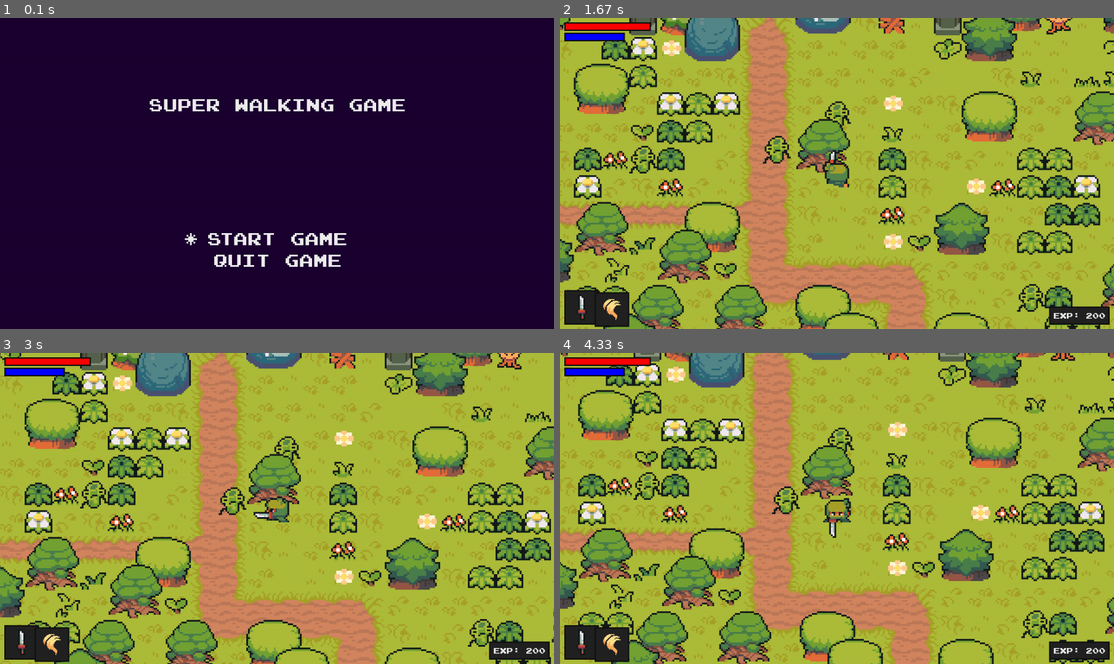
Above: before the commit, frames 1-4 (two rows, left to right).
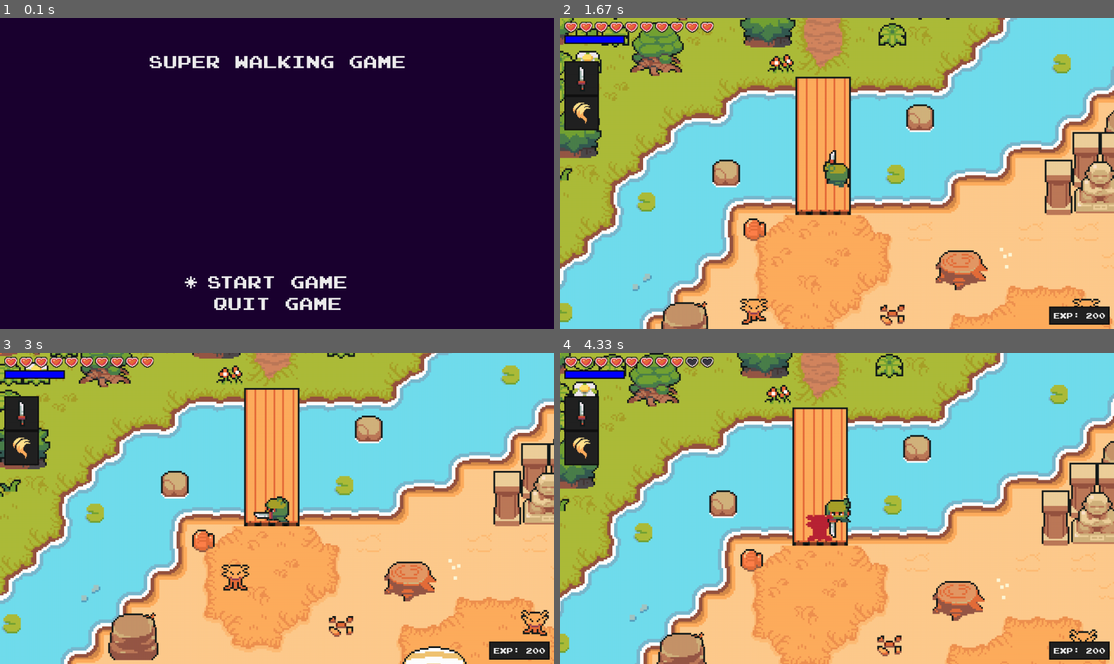
Above: after the commit, the same moments.

Repository: M1estere/Pygame_Project
Game: pygame game, started from code/main.py
The game is run twice, just before and just after one commit, with the same random seed, the same clock (stepped at 60 frames per second) and the same inputs.
Inputs:
- Up to frame 1 (0.1 s): no input
- Up to frame 2 (1.67 s): tap Enter at 0.33 s; hold Esc 0.67-1.13 s; hold Up 0.67-1.13 s; hold W 1.17-1.63 s; tap Space at 1.23, 1.53 s
- Up to frame 3 (3 s): hold Right 1.67-2.13 s; tap Space at 1.73, 2.03, 2.23, 2.57, 2.87 s; hold Down 2.17-2.47 s; hold Left 2.5-2.9 s; hold Up from 2.93 s (still down)
- Up to frame 4 (4.33 s): tap Space at 3, 3.4, 3.7, 4.07 s; release Up at 3.3 s; hold Right 3.33-3.97 s; hold Down from 4 s (still down)

The runs differ from the first frame. In frame 1, 4.0% of the frame differs, in the area x 27-74%, y 12-94%; in frame 2, 89%; in frame 3, 90%, in the area x 0-100%, y 0-100%; in frame 4, 89%.

Commit message:
Enhanced health system, small fixes

Diff:
--- a/code/entities/creature.py
+++ b/code/entities/creature.py
@@ -5,8 +5,10 @@
 class Creature(pygame.sprite.Sprite):
 	def __init__(self, groups):
 		super().__init__(groups)
+
 		self.frame_index = 0
 		self.animation_speed = 0.15
+
 		self.direction = pygame.math.Vector2()
 
 	def movement(self, speed):
@@ -36,5 +38,6 @@
 
 	def wave_value(self):
 		value = sin(pygame.time.get_ticks())
+
 		if value >= 0: return 255
 		else: return 0
--- a/code/entities/enemy.py
+++ b/code/entities/enemy.py
@@ -9,6 +9,13 @@
     def __init__(self, enemy_name, pos, groups, obstacles, damage_player, trigger_death_particles, add_experience_points):
         super().__init__(groups)
 
+        self.obstacles = obstacles
+        self.damage_player = damage_player
+        self.trigger_death_particles = trigger_death_particles
+        self.add_experience_points = add_experience_points
+
+        self.monster_name = enemy_name
+
         self.sprite_type = 'enemy'
 
         self.import_graphics(enemy_name)
@@ -19,12 +26,6 @@
 
         self.hitbox = self.rect.inflate(0, -10)
 
-        self.obstacles = obstacles
-        self.damage_player = damage_player
-        self.trigger_death_particles = trigger_death_particles
-        self.add_experience_points = add_experience_points
-
-        self.monster_name = enemy_name
         monster_info = monster_data[self.monster_name]
 
         self.health = monster_info['health']
--- a/code/entities/player.py
+++ b/code/entities/player.py
@@ -8,16 +8,20 @@
 class Player(Creature):
 	def __init__(self, pos, groups, obstacles, create_attack, destroy_attack, create_magic):
 		super().__init__(groups)
+
+		self.obstacles = obstacles
+		self.create_attack = create_attack
+		self.destroy_attack = destroy_attack
+		self.create_magic = create_magic
+
 		self.image = pygame.image.load('../graphics/test/player.png').convert_alpha()
 		self.image = pygame.transform.scale(self.image, (PLAYER_SCALE, PLAYER_SCALE))
+
 		self.rect = self.image.get_rect(topleft = pos)
-
 		self.hitbox = self.rect.inflate(HITBOX_OFFSET['player_x'], HITBOX_OFFSET['player_y'])
 
 		self.import_player_assets()
 		self.status = 'down'
-
-		self.obstacles = obstacles
 
 		self.can_take_damage = True
 		self.hurt_time = None
@@ -27,13 +31,9 @@
 		self.attack_cooldown = 400
 		self.attack_time = None
 
-		self.create_attack = create_attack
-		self.destroy_attack = destroy_attack
-
-		self.create_magic = create_magic
-
 		self.weapon_index = 0
 		self.weapon = list(weapon_data.keys())[self.weapon_index]
+
 		self.can_switch_weapon = True
 		self.weapon_switch_time = None
 		self.weapon_switch_cooldown = 200
--- a/code/level.py
+++ b/code/level.py
@@ -13,7 +13,7 @@
 from low_classes.magic import MagicPlayer
 
 from ui.ui import UI
-from ui.upgrade import Upgrade
+from ui.pause import Pause
 
 from random import choice, randint
 
@@ -34,7 +34,7 @@
 		self.create_map()
 
 		self.ui = UI()
-		self.upgrade = Upgrade(self.player)
+		self.pause = Pause(self.player)
 
 		self.animation_player = AnimationPlayer()
 		self.magic_player = MagicPlayer(self.animation_player)
@@ -135,7 +135,7 @@
 		self.ui.display(self.player)
 
 		if self.game_paused:
-			self.upgrade.display(self.game)
+			self.pause.display(self.game)
 		else:
 			self.visible_sprites.update()
 			self.visible_sprites.enemy_update(self.player)
@@ -155,7 +155,6 @@
 		self.floor_rect = self.floor_surf.get_rect(topleft = (0, 0))
 
 	def custom_drawing(self, player):
-
 		self.offset.x = player.rect.centerx - self.mid_x
 		self.offset.y = player.rect.centery - self.mid_y
 
--- a/code/low_classes/particles.py
+++ b/code/low_classes/particles.py
@@ -7,25 +7,21 @@
 class AnimationPlayer:
     def __init__(self):
         self.frames = {
-            # magic
             'flame': import_folder('../graphics/particles/flame/frames'),
             'aura': import_folder('../graphics/particles/aura'),
             'heal': import_folder('../graphics/particles/heal/frames'),
 
-            # attacks
             'claw': import_folder('../graphics/particles/claw'),
             'slash': import_folder('../graphics/particles/slash'),
             'sparkle': import_folder('../graphics/particles/sparkle'),
             'leaf_attack': import_folder('../graphics/particles/leaf_attack'),
             'thunder': import_folder('../graphics/particles/thunder'),
 
-            # monster deaths
             'squid': import_folder('../graphics/particles/smoke_orange'),
             'raccoon': import_folder('../graphics/particles/raccoon'),
             'spirit': import_folder('../graphics/particles/nova'),
             'bamboo': import_folder('../graphics/particles/bamboo'),
 
-            # leaves
             'leaf': (
                 import_folder('../graphics/particles/leaf1'),
                 import_folder('../graphics/particles/leaf2'),
@@ -67,7 +63,6 @@
 
         self.frame_index = 0
         self.animation_speed = 0.15
-
         self.frames = animation_frames
         self.image = self.frames[self.frame_index]
 
@@ -75,10 +70,8 @@
 
     def animate(self):
         self.frame_index += self.animation_speed
-        if self.frame_index >= len(self.frames):
-            self.kill()
-        else:
-            self.image = self.frames[int(self.frame_index)]
+        if self.frame_index >= len(self.frames): self.kill()
+        else: self.image = self.frames[int(self.frame_index)]
 
     def update(self):
         self.animate()
--- a/code/main.py
+++ b/code/main.py
@@ -19,10 +19,6 @@
 
         pygame.display.set_caption(GAME_TITLE)
         self.clock = pygame.time.Clock()
-
-        main_sound = pygame.mixer.Sound('../audio/main.ogg')
-        main_sound.set_volume(0.5)
-        main_sound.play(loops = -1)
 
     def game_loop(self):
         while self.playing:
@@ -59,7 +55,7 @@
 
             if self.playing:
                 if event.type == pygame.KEYDOWN:
-                     if event.key == pygame.K_m:
+                     if event.key == pygame.K_ESCAPE:
                         self.toggle()
 
             if not self.playing:
@@ -89,4 +85,5 @@
 if __name__ == '__main__':
     game = Game()
     game.curr_menu.display_menu()
+
     game.game_loop()
--- a/code/misc/settings.py
+++ b/code/misc/settings.py
@@ -17,25 +17,31 @@
 }
 
 BAR_HEIGHT = 20
+
 HEALTH_BAR_WIDTH = 200
 ENERGY_BAR_WIDTH = 140
+
 ITEM_BOX_SIZE = 80
 
 UI_FONT = '../graphics/font/joystix.ttf'
 UI_FONT_SIZE = 18
 
 WATER_COLOUR = '#71ddee'
+
 UI_BG_COLOUR = '#222222'
+
 UI_BORDER_COLOUR = '#111111'
+UI_BORDER_COLOUR_ACTIVE = 'gold'
+
 TEXT_COLOUR = '#EEEEEE'
+TEXT_COLOUR_SELECTED = '#111111'
 
 HEALTH_COLOUR = 'red'
 ENERGY_COLOUR = 'blue'
-UI_BORDER_COLOUR_ACTIVE = 'gold'
 
-TEXT_COLOUR_SELECTED = '#111111'
 BAR_COLOUR = '#EEEEEE'
 BAR_COLOUR_SELECTED = '#111111'
+
 UPGRADE_BG_COLOUR_SELECTED = '#EEEEEE'
 
 weapon_data = {
@@ -57,14 +63,14 @@
 		'speed': 3, 'resistance': 3, 'attack_radius': 80, 'notice_radius': 360,},
 
     'raccoon':
-		{'health': 300, 'exp':250, 'damage':40, 'attack_type': 'claw',  'attack_sound': '../audio/attack/claw.wav',
+		{'health': 300, 'exp':250, 'damage':25, 'attack_type': 'claw',  'attack_sound': '../audio/attack/claw.wav',
 		'speed': 2, 'resistance': 3, 'attack_radius': 120, 'notice_radius': 400,},
 
     'spirit':
-		{'health': 100, 'exp':110, 'damage':8, 'attack_type': 'thunder', 'attack_sound': '../audio/attack/fireball.wav',
+		{'health': 100, 'exp':110, 'damage':10, 'attack_type': 'thunder', 'attack_sound': '../audio/attack/fireball.wav',
 		'speed': 4, 'resistance': 3, 'attack_radius': 60, 'notice_radius': 350,},
 
     'bamboo':
-		{'health': 70, 'exp':120, 'damage':6, 'attack_type': 'leaf_attack', 'attack_sound': '../audio/attack/slash.wav',
+		{'health': 70, 'exp':120, 'damage':10, 'attack_type': 'leaf_attack', 'attack_sound': '../audio/attack/slash.wav',
 		'speed': 3, 'resistance': 3, 'attack_radius': 50, 'notice_radius': 300,},
 }
--- a/code/ui/main_menu.py
+++ b/code/ui/main_menu.py
@@ -8,10 +8,10 @@
         self.state = 'Start'
 
         self.start_x = self.mid_width
-        self.start_y = self.mid_height + 150
+        self.start_y = self.mid_height + 250
 
         self.quit_x = self.mid_width
-        self.quit_y = self.mid_height + 200
+        self.quit_y = self.mid_height + 300
 
         self.cursor_rect.midtop = (self.start_x + self.offset, self.start_y)
 
@@ -24,7 +24,7 @@
             self.check_input()
             self.game.display.fill('#1b0030')
 
-            self.game.draw_text(GAME_TITLE, WIDTH // 2, 200)
+            self.game.draw_text(GAME_TITLE, WIDTH // 2, 100)
             self.game.draw_text('Start Game', self.start_x, self.start_y)
             self.game.draw_text('Quit Game', self.quit_x, self.quit_y)
 
--- a/code/ui/upgrade.py
+++ b/code/ui/pause.py
@@ -2,7 +2,7 @@
 
 from misc.settings import *
 
-class Upgrade:
+class Pause:
 	def __init__(self, player):
 		self.display_surface = pygame.display.get_surface()
 		self.player = player
@@ -14,7 +14,7 @@
 		self.font = pygame.font.Font(UI_FONT, UI_FONT_SIZE)
 
 		self.height = self.display_surface.get_size()[1] * 0.8
-		self.width = self.display_surface.get_size()[0] // 7 - 20
+		self.width = self.display_surface.get_size()[0] // 6 - 50
 		self.create_items()
 
 		self.selection_index = 0
@@ -77,13 +77,13 @@
 
 		for item, index in enumerate(range(self.attribute_nr + 1)):
 			full_width = self.display_surface.get_size()[0]
-			increment = full_width // 6
-
-			left = (item * increment) + (increment - self.width)
+			increment = full_width // 7
+
+			left = 150 + (item * increment) + (increment - self.width)
 			top = self.display_surface.get_size()[1] * 0.1
 
 			if index == 0:
-				self.pause_screen = PauseScreen(0, 0, self.width + 75, HEIGTH, index, self.font)
+				self.pause_screen = PauseScreen(0, 0, self.width + 150, HEIGTH, index, self.font)
 				self.item_list.append(self.pause_screen)
 			else:
 				item = Item(left, top, self.width, self.height, index, self.font)
@@ -154,12 +154,10 @@
 			self.selected = True
 
 			pygame.draw.rect(surface, UPGRADE_BG_COLOUR_SELECTED, self.rect)
-			pygame.draw.rect(surface, UI_BORDER_COLOUR, self.rect, 4)
 		else:
 			self.selected = False
 
 			pygame.draw.rect(surface, UI_BG_COLOUR, self.rect)
-			pygame.draw.rect(surface, UI_BORDER_COLOUR, self.rect, 4)
 
 		self.draw_content(surface)
 		self.display_name(surface, name, self.index == selection_number)
--- a/code/ui/ui.py
+++ b/code/ui/ui.py
@@ -3,78 +3,110 @@
 from misc.settings import *
 
 class UI:
-    def __init__(self):
-        self.display_surface = pygame.display.get_surface()
-        self.font = pygame.font.Font(UI_FONT, UI_FONT_SIZE)
+	def __init__(self):
+		self.display_surface = pygame.display.get_surface()
+		self.font = pygame.font.Font(UI_FONT, UI_FONT_SIZE)
 
-        self.health_bar_rect = pygame.Rect(10, 10, HEALTH_BAR_WIDTH, BAR_HEIGHT)
-        self.energy_bar_rect = pygame.Rect(10, 34, ENERGY_BAR_WIDTH, BAR_HEIGHT)
+		self.health_bar_rect = pygame.Rect(25, 10, HEALTH_BAR_WIDTH, BAR_HEIGHT)
+		self.energy_bar_rect = pygame.Rect(10, 40, ENERGY_BAR_WIDTH, BAR_HEIGHT)
 
-        self.weapon_graphics = self.load_graphics(weapon_data.values())
-        self.magic_graphics = self.load_graphics(magic_data.values())
+		self.weapon_graphics = self.load_graphics(weapon_data.values())
+		self.magic_graphics = self.load_graphics(magic_data.values())
 
-    def load_graphics(self, values):
-        result = list()
+		self.full_heart = pygame.image.load('../graphics/hearts/heart_full.png').convert_alpha()
+		self.empty_heart = pygame.image.load('../graphics/hearts/heart_empty.png').convert_alpha()
 
-        for element in values:
-            path = element['graphic']
-            element = pygame.image.load(path).convert_alpha()
+	def load_graphics(self, values):
+		result = list()
 
-            result.append(element)
+		for element in values:
+			path = element['graphic']
+			element = pygame.image.load(path).convert_alpha()
 
-        return result
+			result.append(element)
 
-    def show_bar(self, current, max_amount, bg_rect, colour):
-        pygame.draw.rect(self.display_surface, UI_BG_COLOUR, bg_rect)
+		return result
 
-        ratio = current / max_amount
-        current_width = bg_rect.width * ratio
-        current_rect = bg_rect.copy()
-        current_rect.width = current_width
+	def show_bar(self, current, max_amount, bg_rect, colour):
+		pygame.draw.rect(self.display_surface, UI_BG_COLOUR, bg_rect)
 
-        pygame.draw.rect(self.display_surface, colour, current_rect)
-        pygame.draw.rect(self.display_surface, UI_BORDER_COLOUR, bg_rect, 3)
+		ratio = current / max_amount
+		current_width = bg_rect.width * ratio
+		current_rect = bg_rect.copy()
+		current_rect.width = current_width
 
-    def show_exp(self, exp):
-        text_surf = self.font.render('EXP: ' + str(int(exp)), False, TEXT_COLOUR)
+		pygame.draw.rect(self.display_surface, colour, current_rect)
+		pygame.draw.rect(self.display_surface, UI_BORDER_COLOUR, bg_rect, 3)
 
-        x = self.display_surface.get_size()[0] - 20
-        y = self.display_surface.get_size()[1] - 20
-        text_rect = text_surf.get_rect(bottomright = (x, y))
+	def show_exp(self, exp):
+		text_surf = self.font.render('EXP: ' + str(int(exp)), False, TEXT_COLOUR)
 
-        pygame.draw.rect(self.display_surface, UI_BG_COLOUR, text_rect.inflate(20, 20))
-        self.display_surface.blit(text_surf, text_rect)
-        pygame.draw.rect(self.display_surface, UI_BORDER_COLOUR, text_rect.inflate(20, 20), 3)
+		x = self.display_surface.get_size()[0] - 20
+		y = self.display_surface.get_size()[1] - 20
+		text_rect = text_surf.get_rect(bottomright = (x, y))
 
-    def selection_box(self, left, top, has_switched):
-        bg_rect = pygame.Rect(left, top, ITEM_BOX_SIZE, ITEM_BOX_SIZE)
+		pygame.draw.rect(self.display_surface, UI_BG_COLOUR, text_rect.inflate(20, 20))
+		self.display_surface.blit(text_surf, text_rect)
+		pygame.draw.rect(self.display_surface, UI_BORDER_COLOUR, text_rect.inflate(20, 20), 3)
 
-        pygame.draw.rect(self.display_surface, UI_BG_COLOUR, bg_rect)
+	def full_hearts(self, max_amount, bg_rect):
+		offset = 0
 
-        if has_switched: pygame.draw.rect(self.display_surface, UI_BORDER_COLOUR_ACTIVE, bg_rect, 3)
-        else: pygame.draw.rect(self.display_surface, UI_BORDER_COLOUR, bg_rect, 3)
+		for heart in range(int(max_amount) // 10):
+			heart_surf = self.full_heart
+			heart_surf = pygame.transform.scale(heart_surf, (30, 30))
+			heart_rect = heart_surf.get_rect(center = bg_rect.midleft + pygame.math.Vector2(offset, 0))
+			offset += 35
 
-        return bg_rect
+			self.display_surface.blit(heart_surf, heart_rect)
 
-    def weapon_overlay(self, weapon_index, has_switched):
-        bg_rect = self.selection_box(10, 630, has_switched)
-        weapon_surf = self.weapon_graphics[weapon_index]
-        weapon_rect = weapon_surf.get_rect(center = bg_rect.center)
+	def empty_hearts(self, max_amount, current, bg_rect):
+		offset = 0
 
-        self.display_surface.blit(weapon_surf, weapon_rect)
+		for heart in range(int(max_amount) // 10):
+			if heart < int(current) // 10:
+				heart_surf = self.full_heart
+			else:
+				heart_surf = self.empty_heart
 
-    def magic_overlay(self, magic_index, has_switched):
-        bg_rect = self.selection_box(80, 635, has_switched)
-        magic_surf = self.magic_graphics[magic_index]
-        magic_rect = magic_surf.get_rect(center = bg_rect.center)
+			heart_surf = pygame.transform.scale(heart_surf, (30, 30))
+			heart_rect = heart_surf.get_rect(center = bg_rect.midleft + pygame.math.Vector2(offset, 0))
+			offset += 35
 
-        self.display_surface.blit(magic_surf, magic_rect)
+			self.display_surface.blit(heart_surf, heart_rect)
 
-    def display(self, player):
-        self.show_bar(player.health, player.stats['health'], self.health_bar_rect, HEALTH_COLOUR)
-        self.show_bar(player.energy, player.stats['energy'], self.energy_bar_rect, ENERGY_COLOUR)
+	def selection_box(self, left, top, has_switched):
+		bg_rect = pygame.Rect(left, top, ITEM_BOX_SIZE, ITEM_BOX_SIZE)
 
-        self.show_exp(player.exp)
+		pygame.draw.rect(self.display_surface, UI_BG_COLOUR, bg_rect)
 
-        self.weapon_overlay(player.weapon_index, not player.can_switch_weapon)
-        self.magic_overlay(player.magic_index, not player.can_switch_magic)
+		if has_switched: pygame.draw.rect(self.display_surface, UI_BORDER_COLOUR_ACTIVE, bg_rect, 3)
+		else: pygame.draw.rect(self.display_surface, UI_BORDER_COLOUR, bg_rect, 3)
+
+		return bg_rect
+
+	def weapon_overlay(self, weapon_index, has_switched):
+		bg_rect = self.selection_box(10, 100, has_switched)
+
+		weapon_surf = self.weapon_graphics[weapon_index]
+		weapon_rect = weapon_surf.get_rect(center = bg_rect.center)
+
+		self.display_surface.blit(weapon_surf, weapon_rect)
+
+	def magic_overlay(self, magic_index, has_switched):
+		bg_rect = self.selection_box(10, 180, has_switched)
+		magic_surf = self.magic_graphics[magic_index]
+		magic_rect = magic_surf.get_rect(center = bg_rect.center)
+
+		self.display_surface.blit(magic_surf, magic_rect)
+
+	def display(self, player):
+		self.full_hearts(player.health, self.health_bar_rect)
+		self.empty_hearts(player.stats['health'], player.health, self.health_bar_rect)
+
+		self.show_bar(player.energy, player.stats['energy'], self.energy_bar_rect, ENERGY_COLOUR)
+
+		self.show_exp(player.exp)
+
+		self.weapon_overlay(player.weapon_index, not player.can_switch_weapon)
+		self.magic_overlay(player.magic_index, not player.can_switch_magic)
--- a/map/map_Entities.csv
+++ b/map/map_Entities.csv
@@ -19,7 +19,7 @@
 -1,-1,-1,-1,-1,-1,-1,-1,-1,-1,-1,-1,-1,-1,-1,-1,-1,-1,-1,-1,-1,-1,-1,-1,-1,-1,390,-1,-1,-1,-1,-1,-1,-1,-1,-1,-1,-1,-1,-1,-1,-1,-1,-1,-1,-1,-1,-1,-1,-1,-1,-1,-1,-1,-1,-1,-1
 -1,-1,-1,-1,-1,-1,-1,-1,-1,-1,-1,-1,-1,-1,-1,-1,-1,-1,-1,-1,-1,-1,-1,-1,-1,-1,-1,-1,-1,-1,-1,-1,-1,-1,-1,-1,-1,-1,-1,-1,-1,-1,-1,-1,-1,-1,-1,-1,-1,-1,-1,-1,-1,-1,-1,-1,-1
 -1,-1,-1,-1,-1,-1,-1,-1,-1,-1,-1,-1,390,-1,-1,-1,-1,-1,-1,-1,-1,-1,-1,-1,-1,-1,-1,-1,-1,-1,-1,-1,-1,-1,-1,-1,-1,-1,-1,-1,-1,-1,-1,-1,-1,-1,-1,-1,-1,-1,-1,-1,-1,-1,-1,-1,-1
--1,-1,-1,-1,-1,-1,-1,-1,-1,-1,-1,-1,-1,-1,-1,-1,-1,-1,-1,-1,-1,-1,-1,-1,-1,-1,-1,-1,-1,-1,-1,-1,-1,394,-1,-1,-1,-1,-1,-1,-1,-1,-1,-1,-1,-1,-1,-1,-1,-1,-1,-1,-1,-1,-1,-1,-1
+-1,-1,-1,-1,-1,-1,-1,-1,-1,-1,-1,-1,-1,-1,-1,-1,-1,-1,-1,-1,-1,-1,-1,-1,-1,-1,-1,-1,-1,-1,-1,-1,-1,-1,-1,-1,-1,-1,-1,-1,-1,-1,-1,-1,-1,-1,-1,-1,-1,-1,-1,-1,-1,-1,-1,-1,-1
 -1,-1,-1,-1,-1,-1,-1,-1,-1,-1,-1,-1,-1,-1,-1,-1,-1,-1,-1,-1,-1,-1,-1,-1,-1,-1,-1,-1,-1,-1,-1,-1,-1,-1,-1,-1,-1,-1,-1,-1,-1,-1,-1,-1,-1,-1,-1,-1,-1,-1,-1,-1,-1,-1,-1,-1,-1
 -1,-1,-1,-1,-1,-1,-1,-1,-1,-1,-1,-1,-1,-1,-1,-1,393,-1,-1,-1,-1,-1,-1,-1,-1,-1,-1,-1,-1,-1,-1,-1,-1,-1,-1,-1,-1,-1,-1,-1,390,-1,-1,-1,-1,-1,-1,-1,-1,-1,-1,-1,-1,-1,-1,-1,-1
 -1,-1,-1,-1,-1,-1,390,-1,-1,-1,-1,-1,-1,-1,-1,-1,-1,-1,-1,-1,-1,-1,-1,-1,-1,-1,-1,-1,-1,-1,-1,-1,-1,-1,-1,-1,-1,-1,-1,-1,-1,-1,-1,-1,-1,-1,-1,-1,-1,-1,-1,-1,-1,-1,-1,-1,-1
@@ -30,12 +30,12 @@
 -1,-1,-1,-1,-1,-1,-1,-1,-1,-1,-1,-1,-1,-1,-1,-1,-1,-1,-1,-1,-1,-1,-1,-1,-1,-1,-1,-1,-1,-1,-1,-1,-1,-1,-1,-1,-1,-1,-1,-1,-1,-1,-1,-1,-1,-1,-1,-1,-1,-1,-1,-1,-1,-1,-1,-1,-1
 -1,-1,-1,-1,-1,-1,-1,-1,-1,-1,-1,-1,-1,-1,-1,-1,-1,393,-1,-1,-1,-1,-1,-1,-1,-1,-1,-1,-1,-1,-1,-1,-1,-1,-1,-1,-1,-1,-1,-1,-1,-1,-1,-1,-1,-1,-1,-1,-1,-1,-1,-1,-1,-1,-1,-1,-1
 -1,-1,-1,-1,-1,-1,-1,-1,-1,-1,-1,-1,-1,-1,-1,390,-1,-1,-1,-1,-1,-1,-1,-1,-1,-1,-1,-1,-1,-1,-1,-1,-1,-1,-1,-1,-1,-1,-1,-1,-1,-1,-1,-1,-1,-1,-1,-1,-1,-1,-1,-1,-1,-1,-1,-1,-1
--1,-1,-1,-1,-1,-1,-1,-1,-1,-1,-1,-1,-1,-1,-1,-1,-1,-1,-1,-1,390,-1,-1,-1,-1,-1,-1,-1,-1,-1,-1,-1,-1,-1,-1,-1,-1,-1,391,-1,-1,-1,-1,-1,-1,-1,-1,-1,-1,-1,-1,-1,-1,-1,-1,-1,-1
+-1,-1,-1,-1,-1,-1,-1,-1,-1,-1,-1,-1,-1,-1,-1,-1,-1,-1,-1,-1,390,-1,-1,-1,-1,-1,-1,-1,-1,-1,-1,-1,-1,-1,-1,-1,-1,-1,-1,-1,-1,-1,-1,-1,-1,-1,-1,-1,-1,-1,-1,-1,-1,-1,-1,-1,-1
 -1,-1,-1,-1,-1,-1,-1,-1,-1,-1,-1,-1,-1,-1,-1,-1,-1,-1,-1,-1,-1,-1,-1,-1,-1,-1,-1,-1,-1,-1,-1,-1,-1,-1,-1,-1,-1,-1,-1,-1,-1,-1,-1,-1,-1,-1,-1,-1,-1,-1,-1,-1,-1,-1,-1,-1,-1
 -1,-1,-1,-1,-1,-1,-1,-1,-1,-1,-1,-1,-1,-1,-1,-1,-1,-1,-1,-1,-1,-1,-1,-1,-1,-1,-1,-1,-1,-1,-1,-1,-1,-1,-1,-1,-1,-1,-1,-1,-1,-1,-1,-1,-1,-1,-1,-1,-1,-1,-1,-1,-1,-1,-1,-1,-1
 -1,-1,-1,-1,-1,-1,-1,-1,-1,-1,-1,-1,-1,-1,-1,-1,-1,-1,-1,-1,-1,-1,-1,-1,-1,-1,-1,-1,-1,-1,-1,-1,-1,-1,-1,-1,-1,-1,-1,-1,-1,-1,-1,-1,-1,-1,-1,-1,-1,-1,-1,-1,-1,-1,-1,-1,-1
 -1,-1,-1,-1,-1,-1,-1,-1,-1,-1,-1,-1,-1,-1,-1,-1,-1,-1,-1,-1,-1,-1,-1,-1,-1,-1,-1,-1,-1,-1,-1,-1,-1,-1,-1,-1,-1,-1,-1,-1,-1,-1,-1,-1,-1,-1,-1,-1,-1,-1,-1,-1,-1,-1,-1,-1,-1
--1,-1,-1,-1,-1,-1,-1,-1,-1,-1,-1,-1,-1,-1,-1,-1,-1,-1,-1,-1,-1,-1,-1,-1,-1,-1,-1,-1,-1,-1,-1,-1,-1,-1,-1,-1,-1,-1,-1,-1,-1,-1,-1,-1,-1,-1,-1,-1,-1,-1,-1,-1,-1,-1,-1,-1,-1
+-1,-1,-1,-1,-1,-1,-1,-1,-1,-1,-1,-1,-1,-1,-1,-1,-1,-1,-1,-1,-1,-1,-1,-1,-1,-1,-1,-1,-1,-1,-1,-1,-1,-1,-1,-1,-1,-1,394,-1,-1,-1,-1,-1,-1,-1,-1,-1,-1,-1,-1,-1,-1,-1,-1,-1,-1
 -1,-1,-1,-1,-1,-1,-1,-1,-1,-1,-1,-1,-1,-1,-1,-1,-1,-1,-1,-1,-1,-1,-1,-1,-1,-1,-1,-1,-1,-1,-1,-1,-1,-1,-1,-1,-1,-1,-1,-1,-1,-1,-1,-1,-1,-1,-1,-1,-1,-1,-1,-1,-1,-1,-1,-1,-1
 -1,-1,-1,-1,-1,-1,-1,-1,-1,-1,-1,-1,-1,-1,-1,-1,-1,-1,-1,-1,-1,-1,-1,-1,-1,-1,-1,-1,-1,-1,-1,-1,-1,-1,-1,-1,-1,-1,-1,-1,-1,-1,-1,-1,-1,-1,-1,-1,-1,-1,-1,-1,-1,-1,-1,-1,-1
 -1,-1,-1,-1,-1,-1,-1,-1,-1,-1,-1,-1,-1,-1,-1,-1,-1,-1,-1,-1,-1,-1,-1,-1,-1,393,-1,-1,-1,-1,-1,-1,-1,-1,-1,-1,-1,-1,-1,-1,-1,-1,-1,-1,-1,-1,-1,-1,-1,-1,-1,-1,-1,-1,-1,-1,-1
Binary file added: graphics/hearts/heart_3_4.png
Binary file added: graphics/hearts/heart_empty.png
Binary file added: graphics/hearts/heart_full.png
Binary file added: graphics/hearts/heart_half.png
Binary file added: graphics/hearts/heart_quarter.png
